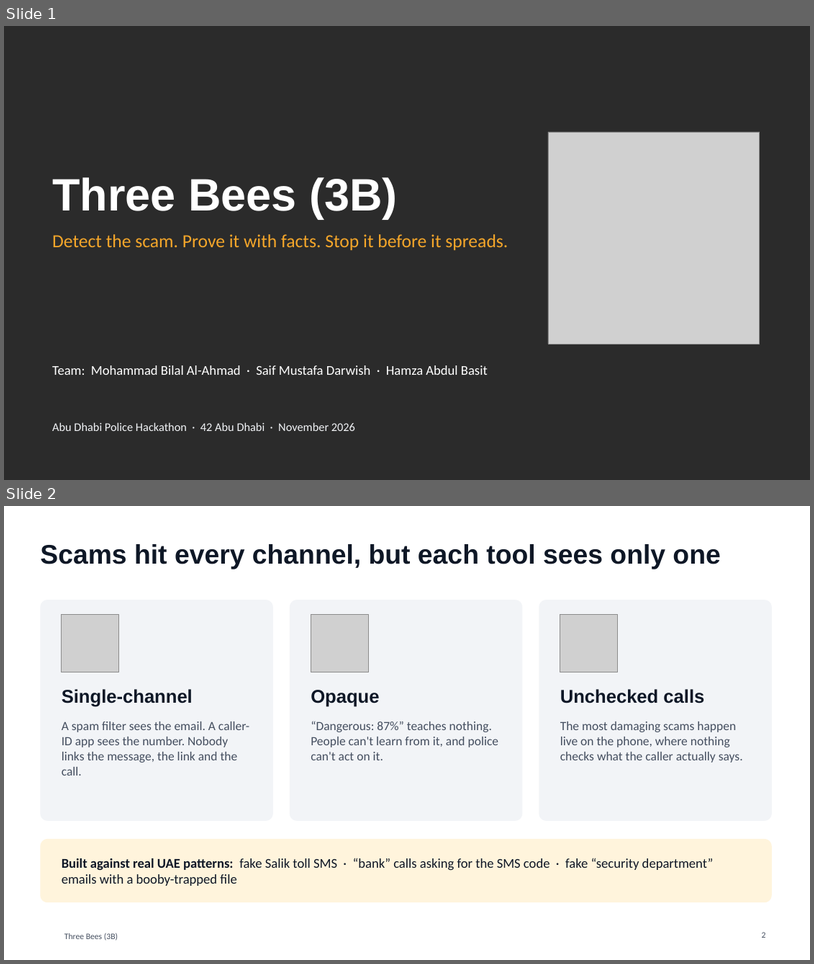
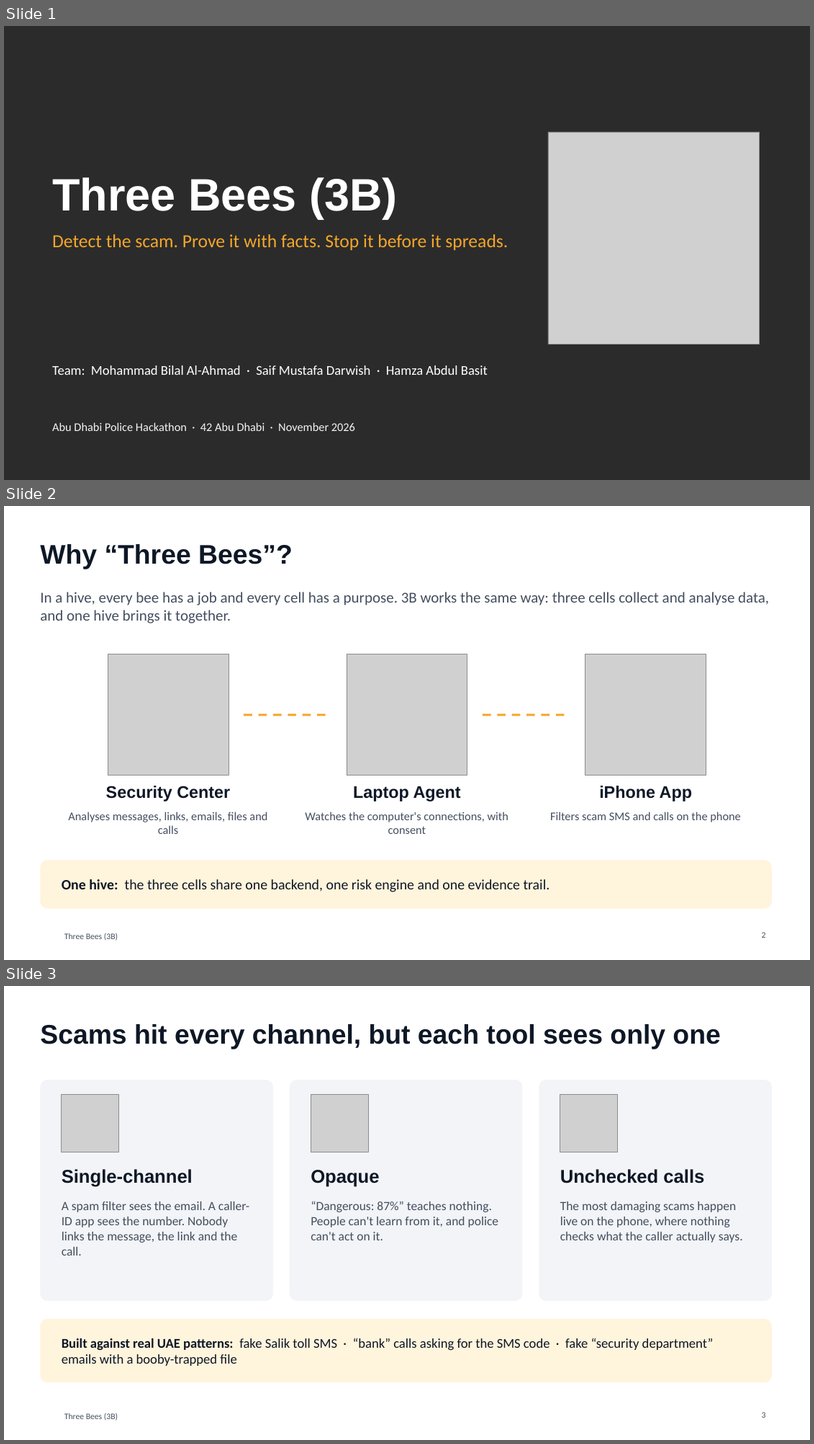
Before and after one commit to Mezx-1/three-bees, a slide deck: docs/presentation/ThreeBees_3B.pptx. Shown one above the other, each under a label of ours: slides 1 and 2 before the commit, slides 1, 2 and 3 after it. The pictures are 814x964 and 814x1444 pixels, drawn with LibreOffice and Linux fonts; fonts in the diff are those of the drawing; grey boxes stand for pictures; background and template pictures are left out; a plain dark background stands for a picture behind light text. Boxes give left, top, right and bottom in pixels: in the first picture for what was removed or moved away, otherwise in the second. Text is boxed around its words. In the diff, an @@ line names an element or a change of style, - is before the commit and + after.

```diff
--- a/docs/presentation/ThreeBees_3B.pptx
+++ b/docs/presentation/ThreeBees_3B.pptx
@@ slide 2 added at bbox=[4, 506, 810, 960], background #FFFFFF; not listed: 1 template element that a slide beside it also shows @@
@@ title added at bbox=[40, 544, 293, 569], 32 pt, text #0E1726, bold @@
+Why “Three Bees”?
@@ text added at bbox=[40, 592, 769, 623], 18 pt, text #444E5F @@
+In a hive, every bee has a job and every cell has a purpose. 3B works the same way: three cells collect and analyse data, and one hive brings it together.
@@ picture added at bbox=[108, 654, 229, 775] @@
@@ picture added at bbox=[347, 654, 468, 775] @@
@@ picture added at bbox=[586, 654, 707, 775] @@
@@ line added from (244, 715) to (332, 715), #F4A62A 2.5 pt dashed @@
@@ line added from (483, 715) to (571, 715), #F4A62A 2.5 pt dashed @@
@@ text added at bbox=[106, 785, 230, 801], 20 pt, text #0E1726, bold @@
+Security Center
@@ text added at bbox=[353, 786, 461, 801], 20 pt, text #0E1726, bold @@
+Laptop Agent
@@ text added at bbox=[599, 785, 692, 801], 20 pt, text #0E1726, bold @@
+iPhone App
@@ text added at bbox=[68, 811, 268, 834], 14 pt, text #444E5F @@
+Analyses messages, links, emails, files and calls
@@ text added at bbox=[305, 811, 509, 834], 14 pt, text #444E5F @@
+Watches the computer's connections, with consent
@@ text added at bbox=[550, 811, 741, 822], 14 pt, text #444E5F @@
+Filters scam SMS and calls on the phone
@@ rounded rectangle added at bbox=[40, 860, 772, 908], fill #FFF4DC @@
@@ text added at bbox=[62, 879, 550, 892], 17 pt, text #0E1726 @@
+One hive: the three cells share one backend, one risk engine and one evidence trail.
@@ page number added at bbox=[762, 932, 766, 937], 10 pt, text #444E5F @@
+2
@@ what was slide 2 is now slide 3 @@
```
